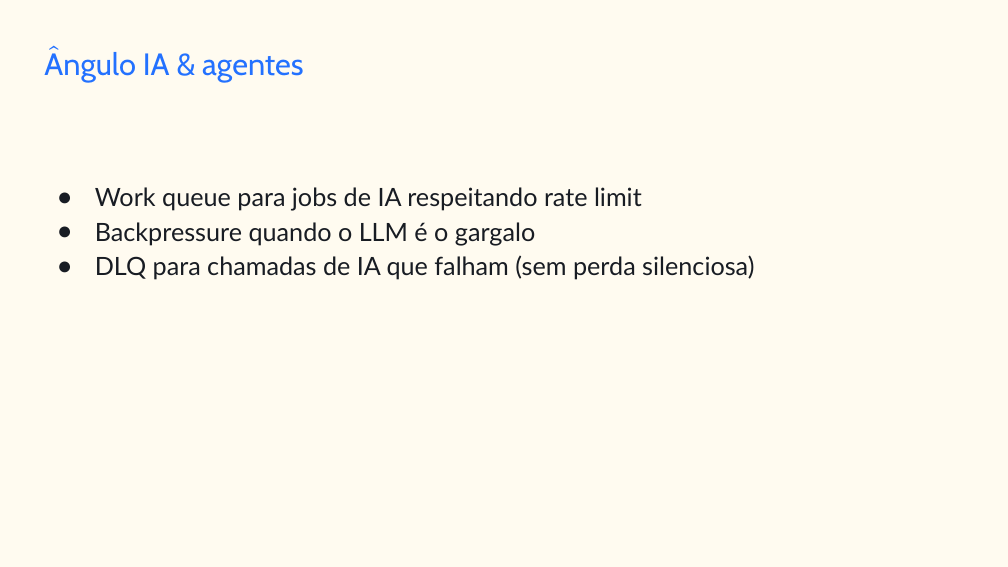
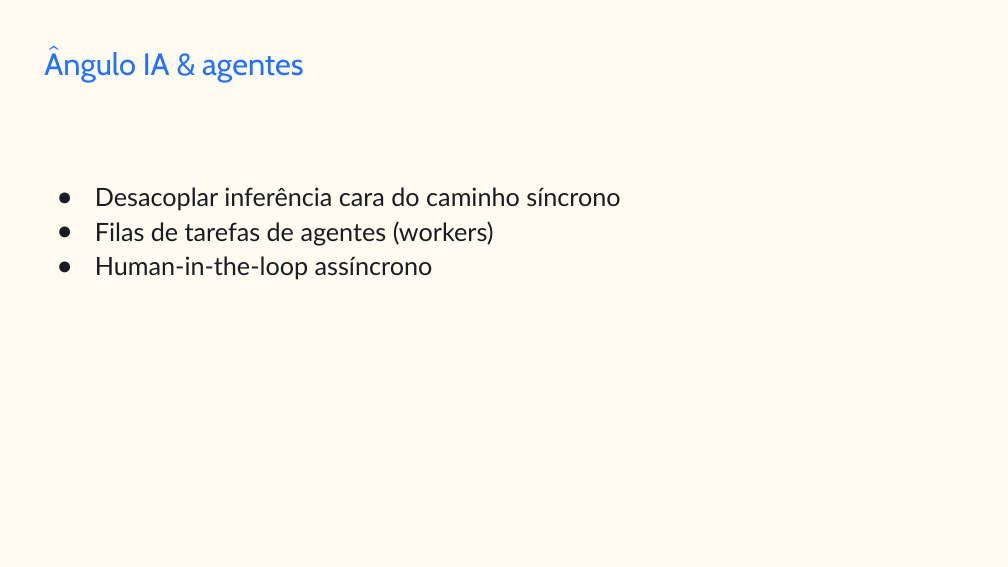
Before and after one commit to jessehaniel85/1705-be-jv-010, a slide deck: slide 5 of plano-de-aulas/aula-05-slides.pptx. Drawn at 1008x567 pixels with LibreOffice and Linux fonts; fonts in the diff are those of the drawing. Boxes give left, top, right and bottom in pixels: in the first picture for what was removed or moved away, otherwise in the second. Text is boxed around its words. In the diff, an @@ line names an element or a change of style, - is before the commit and + after.

```diff
--- a/plano-de-aulas/aula-05-slides.pptx
+++ b/plano-de-aulas/aula-05-slides.pptx
@@ text at <box>95,187,620,280</box>: text changed @@
-● Work queue para jobs de IA respeitando rate limit
-● Backpressure quando o LLM é o gargalo
-● DLQ para chamadas de IA que falham (sem perda silenciosa)
+● Desacoplar inferência cara do caminho síncrono
+● Filas de tarefas de agentes (workers)
+● Human-in-the-loop assíncrono
```
Also in this commit, not shown: 4 other slides changed, 2 slides added, 2 slides removed, 15 other files.
